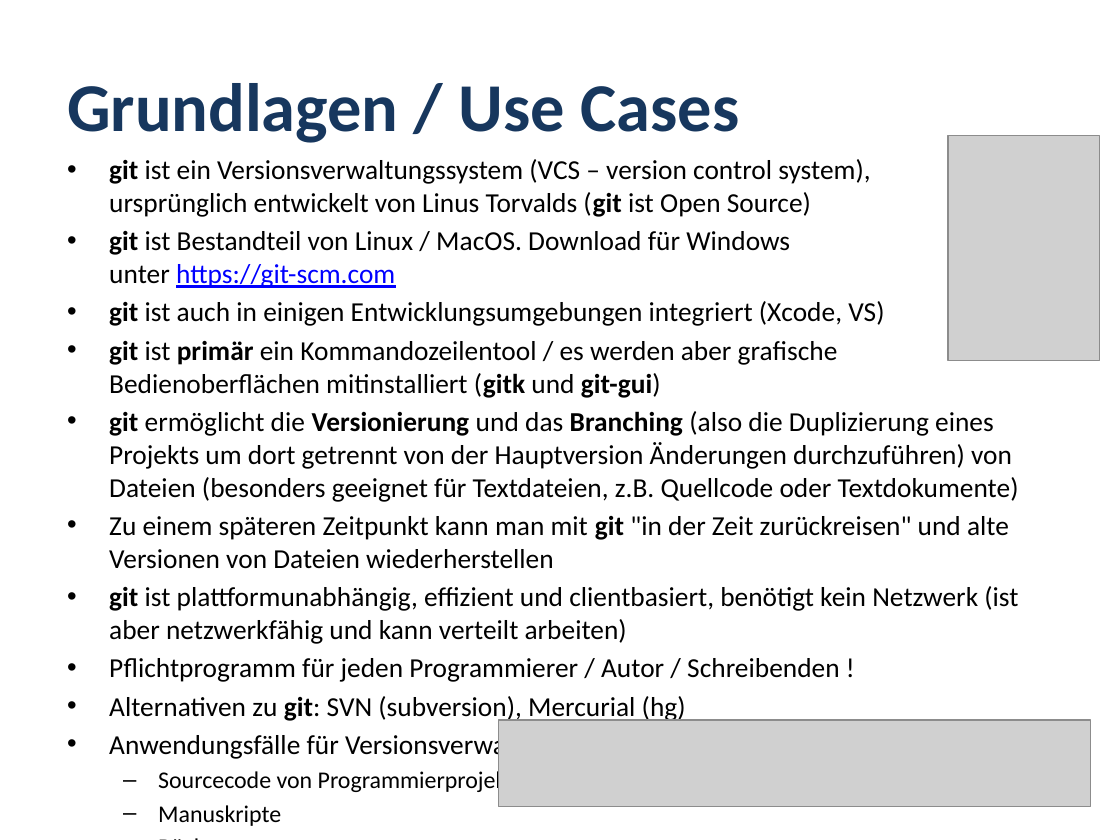
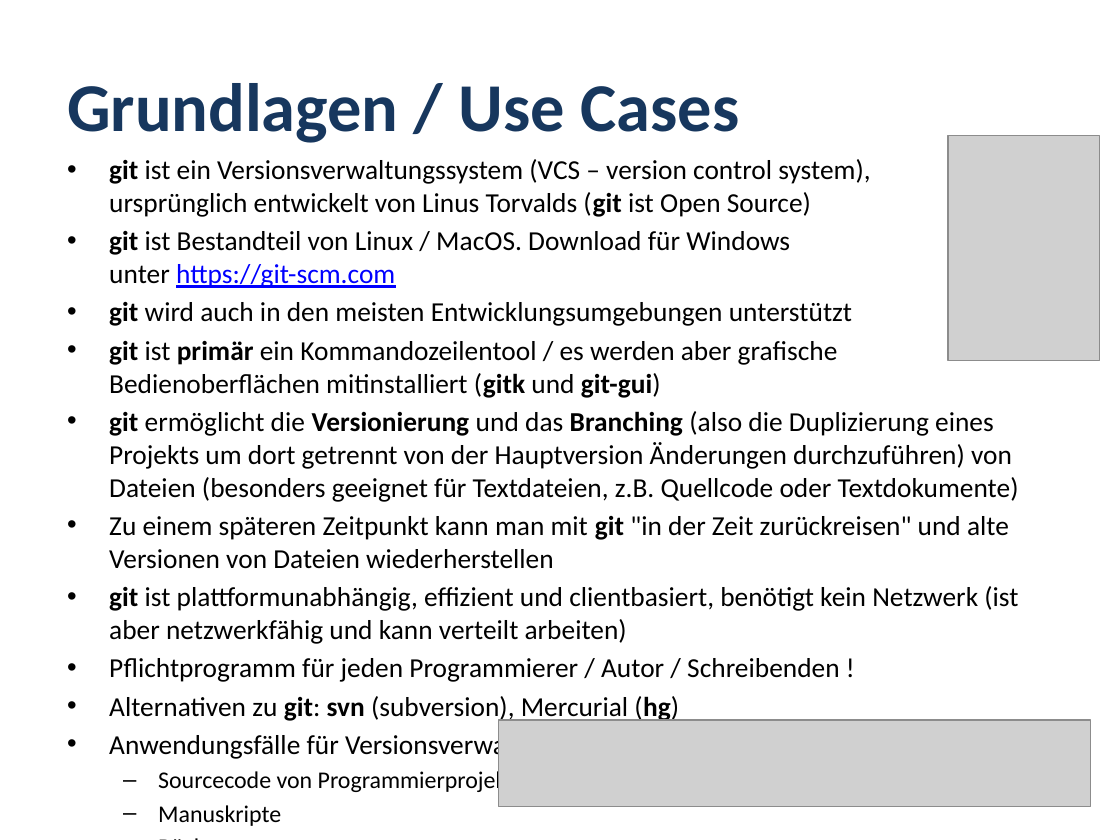
Before and after one commit to MickyRoth/Presentations, a slide deck: slide 3 of Git.pptx. Drawn at 1120x840 pixels with LibreOffice and Linux fonts; fonts in the diff are those of the drawing; grey boxes stand for pictures; background and template pictures are left out. Boxes give left, top, right and bottom in pixels: in the first picture for what was removed or moved away, otherwise in the second. Text is boxed around its words. In the diff, an @@ line names an element or a change of style, - is before the commit and + after.

```diff
--- a/Git.pptx
+++ b/Git.pptx
@@ text at (x1=109, y1=302, x2=852, y2=326): text changed @@
-• git ist auch in einigen Entwicklungsumgebungen integriert (Xcode, VS)
+• git wird auch in den meisten Entwicklungsumgebungen unterstützt
@@ text at (x1=109, y1=696, x2=679, y2=722): text changed @@
-• Alternativen zu git: SVN (subversion), Mercurial (hg)
+• Alternativen zu git: svn (subversion), Mercurial (hg)
```
Also in this commit, not shown: 2 other slides changed, 1 other file.
